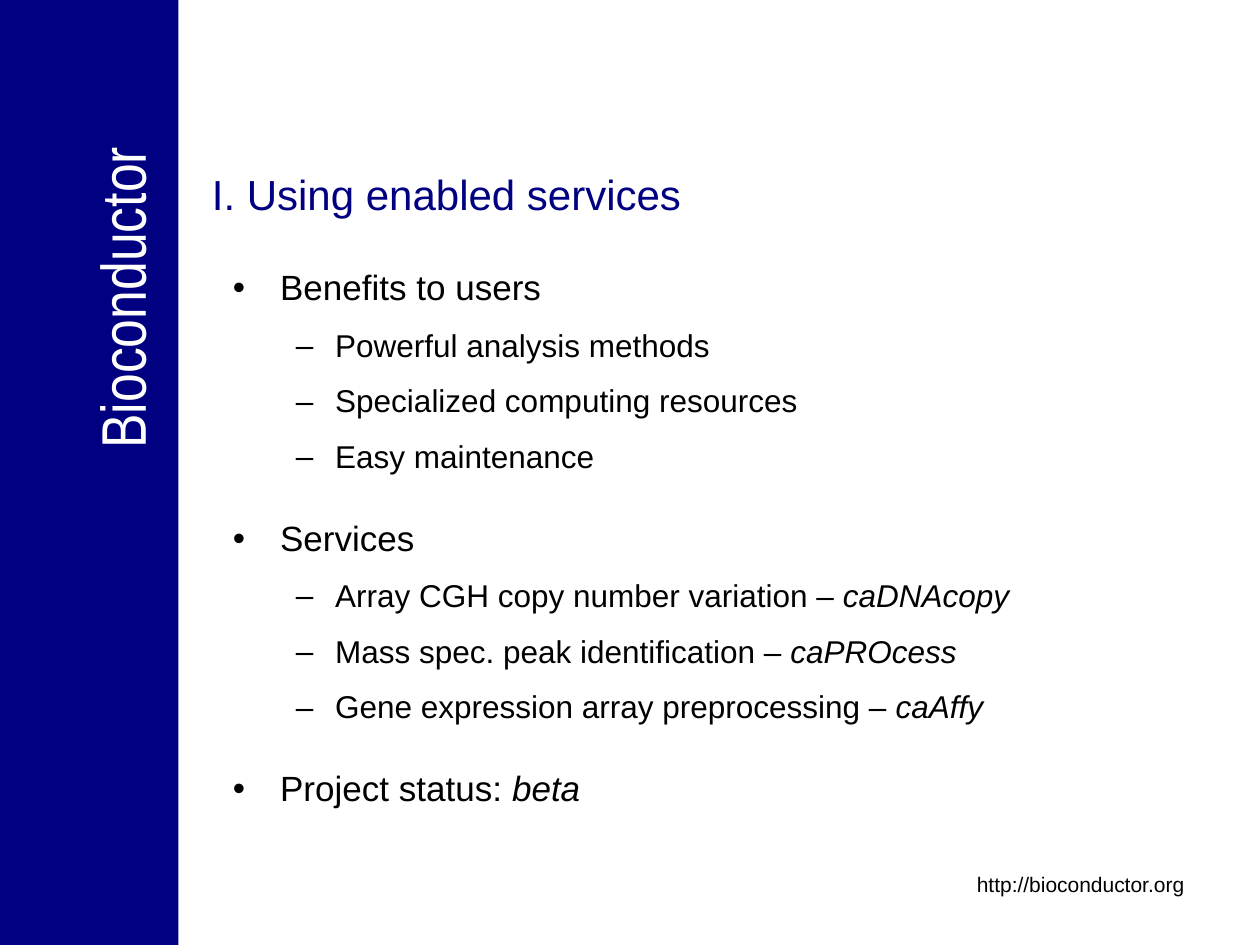
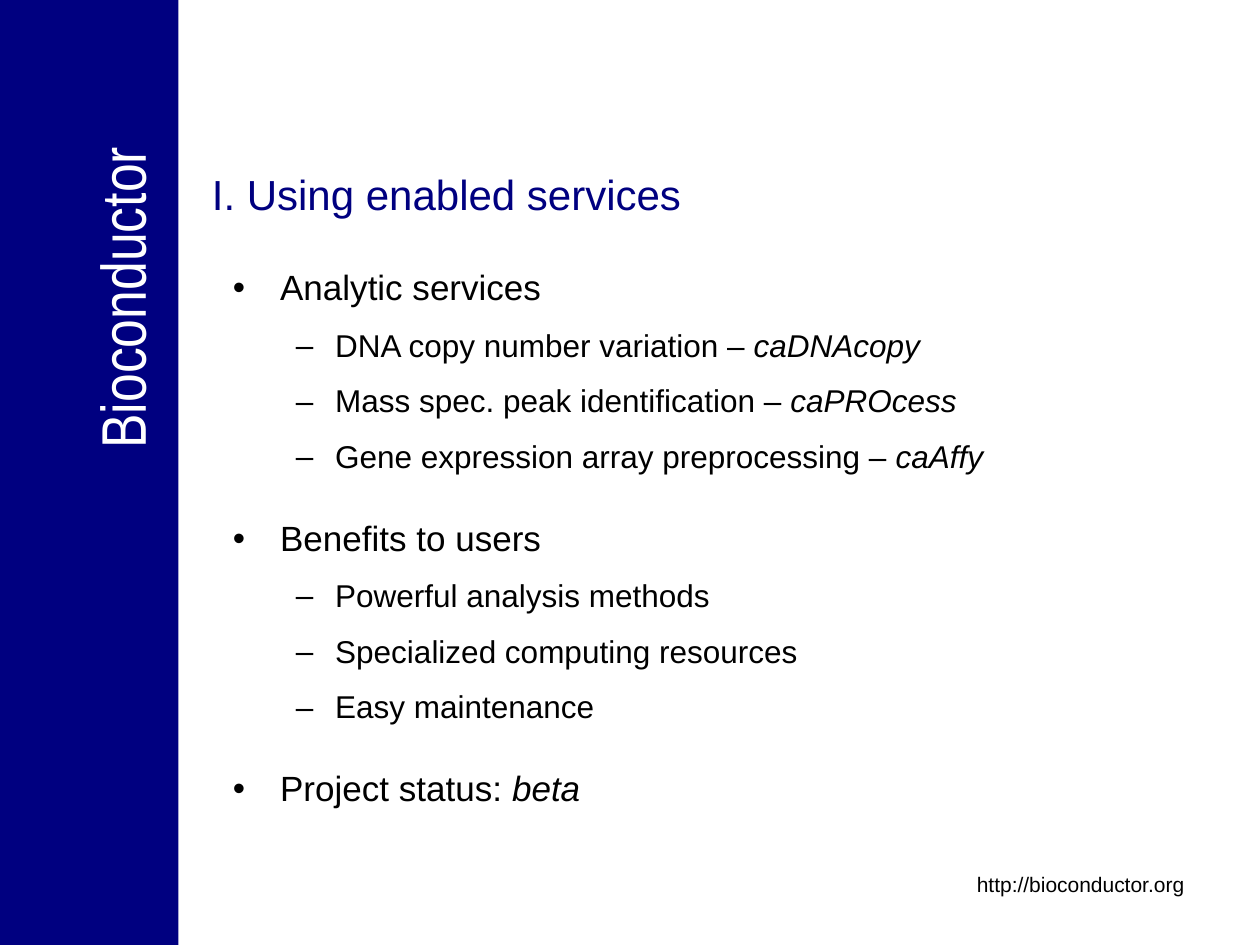
Before and after one commit to NCIP/bioconductor_v1, a slide deck: slide 3 of trunk/bioconductor/Presentations/caBIG_Annual_Meeting_2007_Tech_Demo.ppt. Drawn at 1260x945 pixels with LibreOffice and Linux fonts; fonts in the diff are those of the drawing; background and template pictures are left out. Boxes give left, top, right and bottom in pixels: in the first picture for what was removed or moved away, otherwise in the second. Text is boxed around its words. In the diff, an @@ line names an element or a change of style, - is before the commit and + after.

```diff
--- a/trunk/bioconductor/Presentations/caBIG_Annual_Meeting_2007_Tech_Demo.ppt
+++ b/trunk/bioconductor/Presentations/caBIG_Annual_Meeting_2007_Tech_Demo.ppt
@@ text at (280, 274, 983, 474): paragraphs added @@
+• Analytic services
+  – DNA copy number variation – caDNAcopy
+  – Mass spec. peak identification – caPROcess
+  – Gene expression array preprocessing – caAffy
@@ text at (280, 525, 1009, 724): paragraphs removed @@
-• Services
-  – Array CGH copy number variation – caDNAcopy
-  – Mass spec. peak identification – caPROcess
-  – Gene expression array preprocessing – caAffy
```
Also in this commit, not shown: 13 other slides changed, 6 slides added, 3 slides removed.
